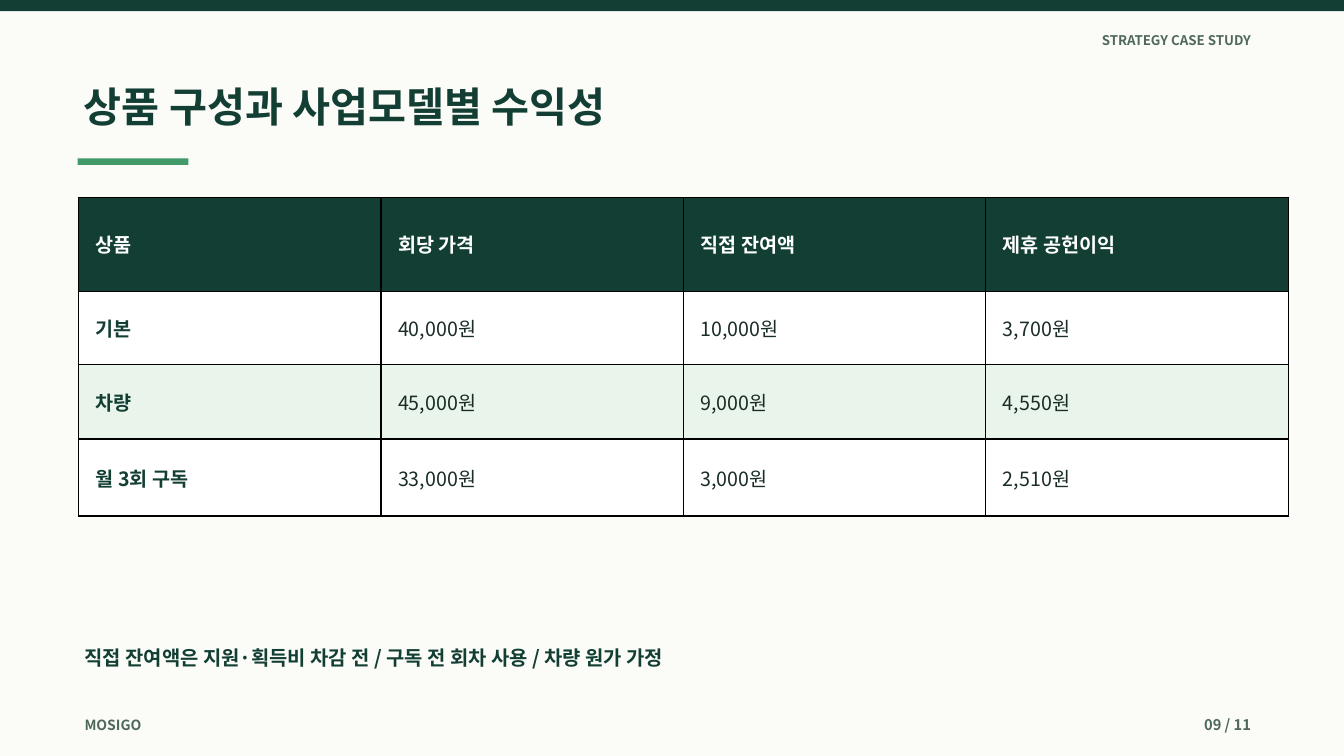
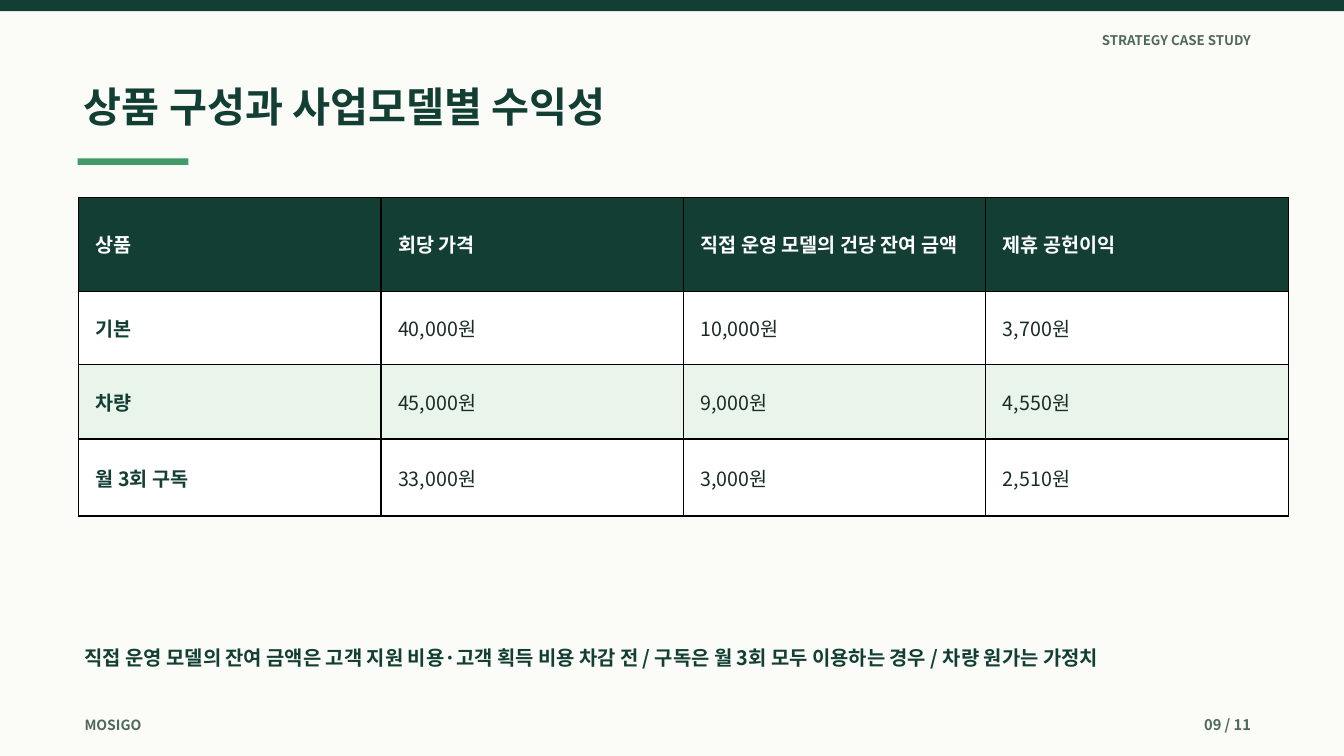
Before and after one commit to dohyunkimmm/mosigo-case-study, a slide deck: slide 9 of downloads/mosigo_report.pptx. Drawn at 1344x756 pixels with LibreOffice and Linux fonts; fonts in the diff are those of the drawing. Boxes give left, top, right and bottom in pixels: in the first picture for what was removed or moved away, otherwise in the second. Text is boxed around its words. In the diff, an @@ line names an element or a change of style, - is before the commit and + after.

```diff
--- a/downloads/mosigo_report.pptx
+++ b/downloads/mosigo_report.pptx
@@ table at (79,198,1289,516) @@
-row 1, column 3: 직접 잔여액
+row 1, column 3: 직접 운영 모델의 건당 잔여 금액
@@ text at (85,644,1098,671): text changed @@
-직접 잔여액은 지원·획득비 차감 전 / 구독 전 회차 사용 / 차량 원가 가정
+직접 운영 모델의 잔여 금액은 고객 지원 비용·고객 획득 비용 차감 전 / 구독은 월 3회 모두 이용하는 경우 / 차량 원가는 가정치
```
Also in this commit, not shown: 7 other slides changed, 17 other files.
